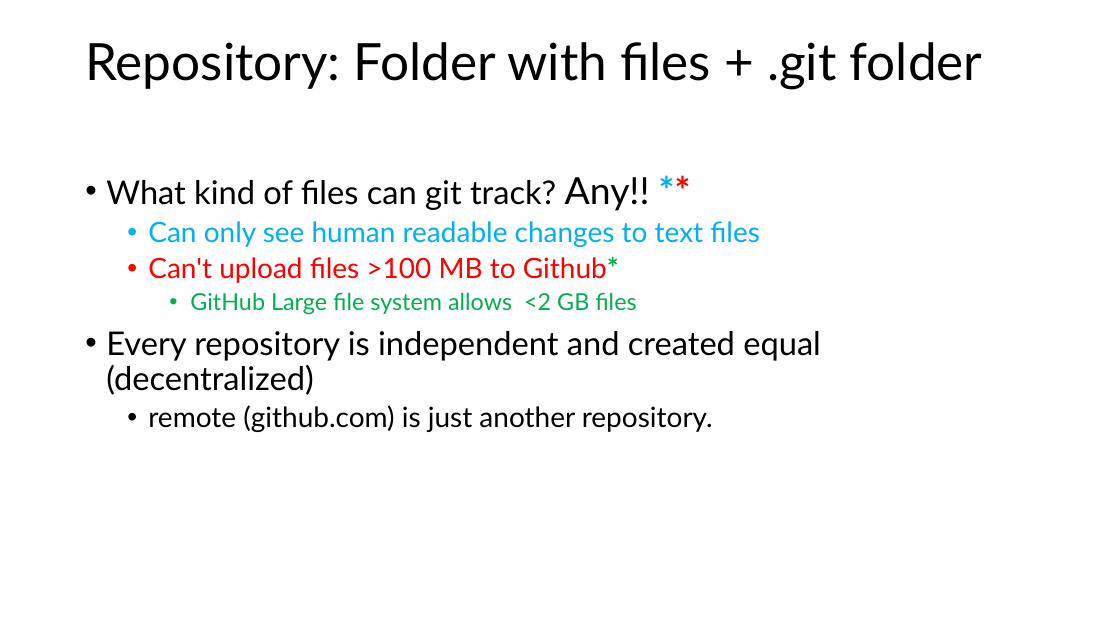
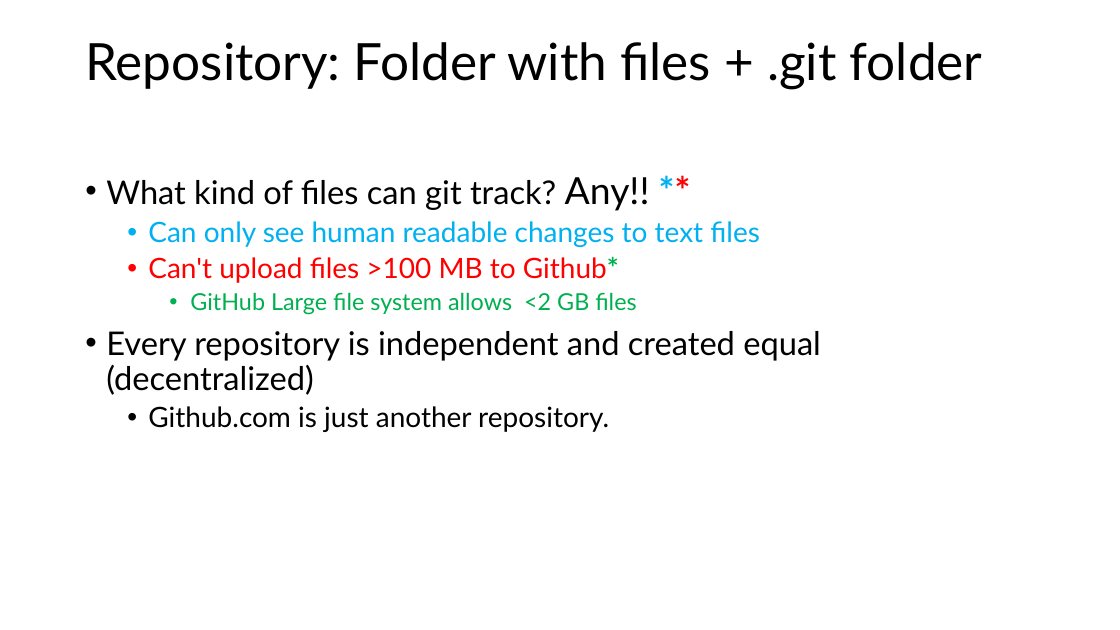
Before and after one commit to LapishLab/IntroToGitPowerpoint, a slide deck: slide 11 of introToGitAndGithub.pptx. Drawn at 1120x630 pixels with LibreOffice and Linux fonts; fonts in the diff are those of the drawing. Boxes give left, top, right and bottom in pixels: in the first picture for what was removed or moved away, otherwise in the second. Text is boxed around its words. In the diff, an @@ line names an element or a change of style, - is before the commit and + after.

```diff
--- a/introToGitAndGithub.pptx
+++ b/introToGitAndGithub.pptx
@@ text at bbox=[148, 406, 609, 432]: text changed @@
-  • remote (github.com) is just another repository.
+  • Github.com is just another repository.
```
Also in this commit, not shown: 3 other slides changed.
